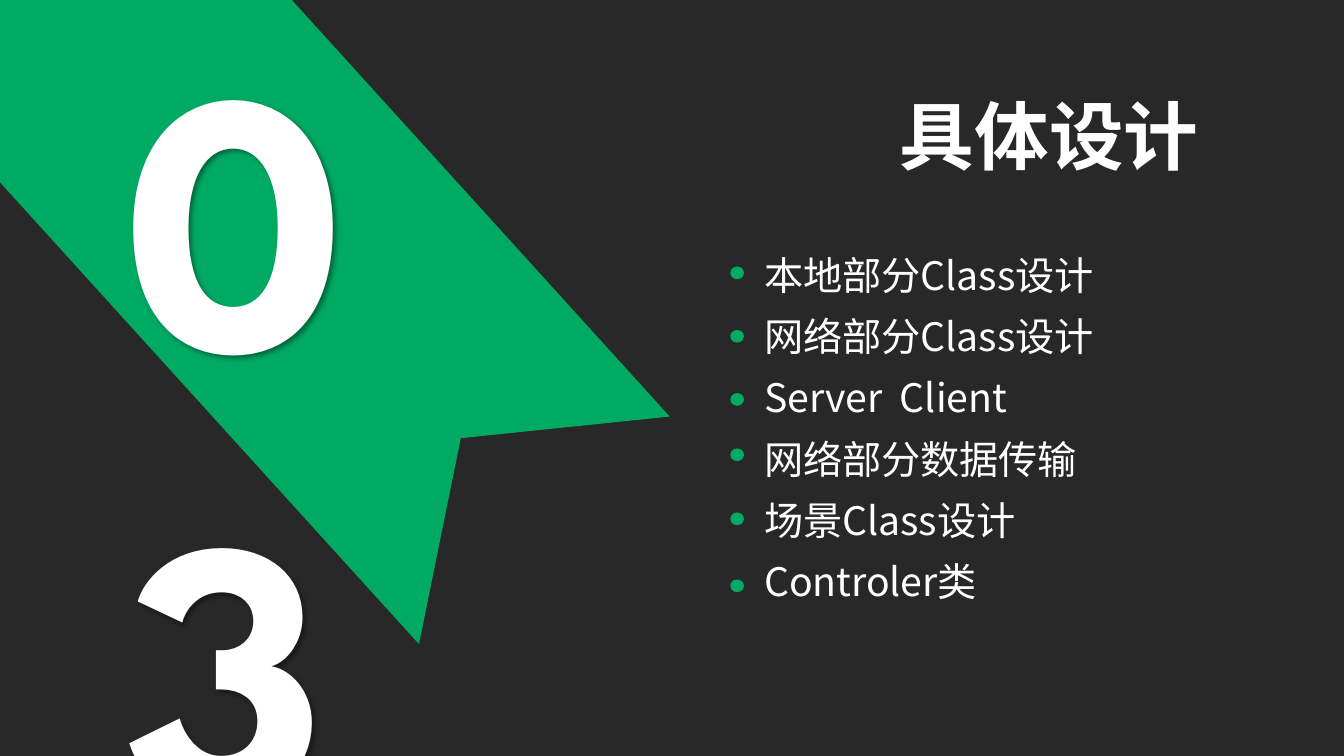
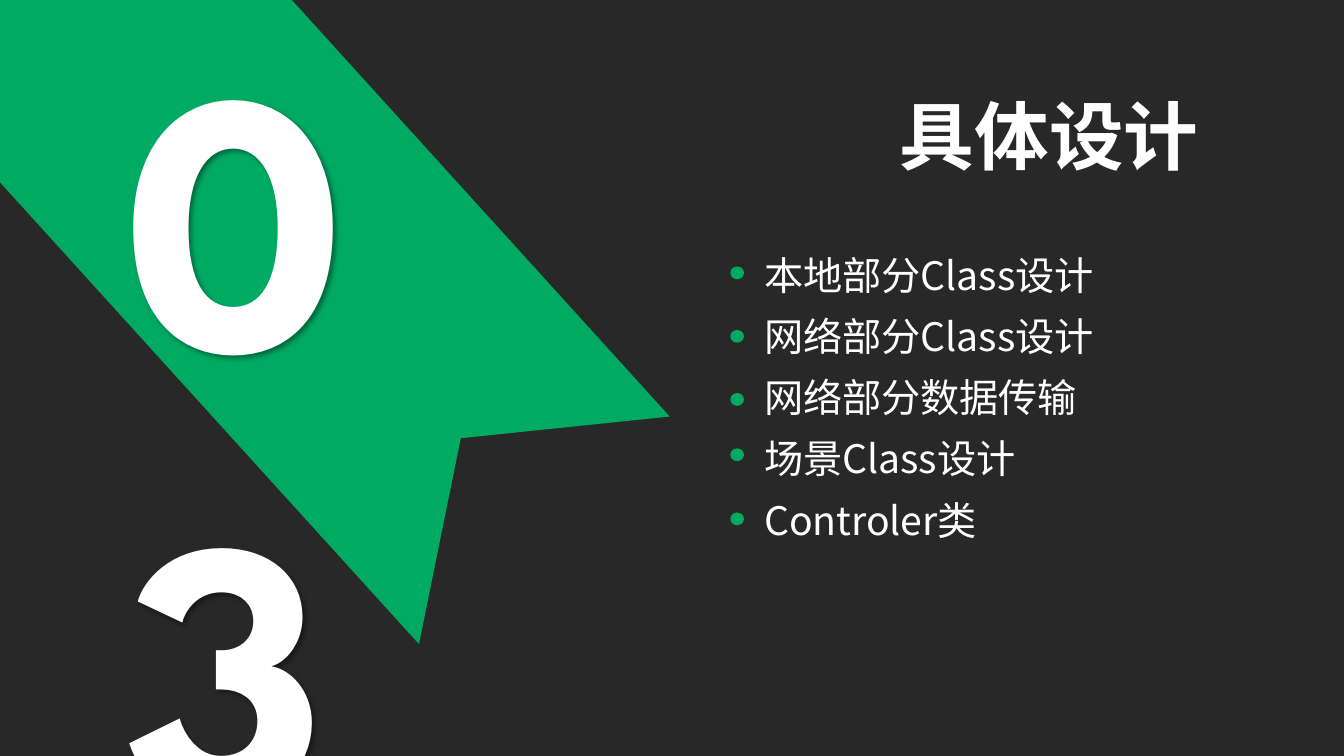
Before and after one commit to Lanture1064/BUBG, a slide deck: slide 6 of doc/答辩PPT.pptx. Drawn at 1344x756 pixels with LibreOffice and Linux fonts; fonts in the diff are those of the drawing. Boxes give left, top, right and bottom in pixels: in the first picture for what was removed or moved away, otherwise in the second. Text is boxed around its words. In the diff, an @@ line names an element or a change of style, - is before the commit and + after.

```diff
--- a/doc/答辩PPT.pptx
+++ b/doc/答辩PPT.pptx
@@ text at [764, 380, 1007, 413]: paragraph removed @@
-Server Client
@@ ellipse removed at [730, 579, 745, 592] @@
```
Also in this commit, not shown: 2 other slides changed.
